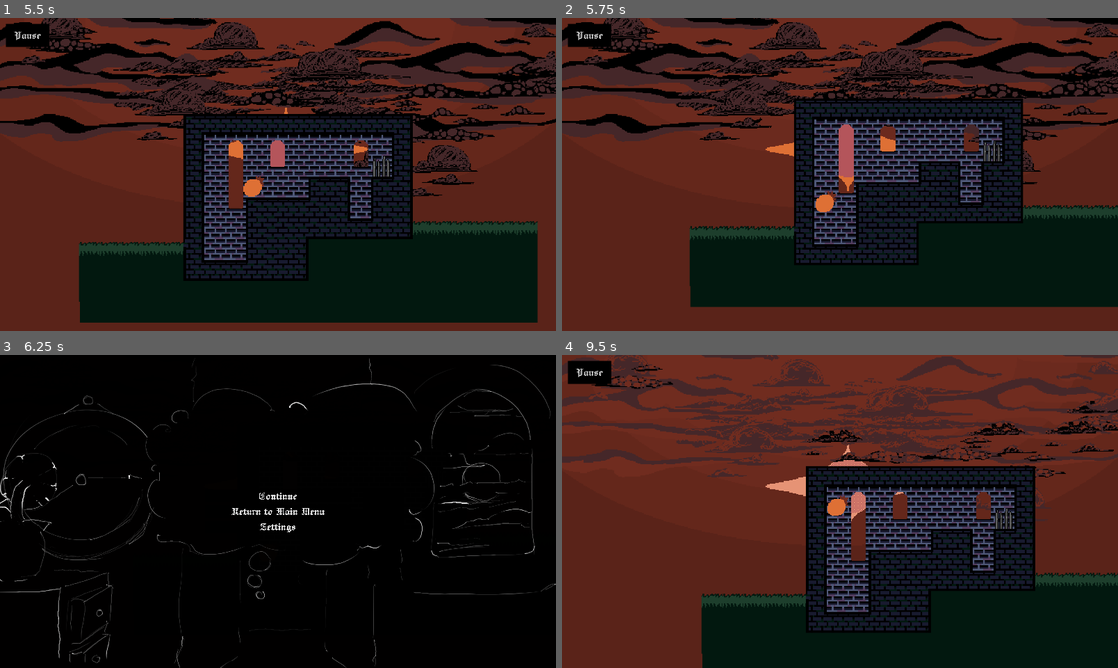
Above: before the commit, frames 1-4 (two rows, left to right).
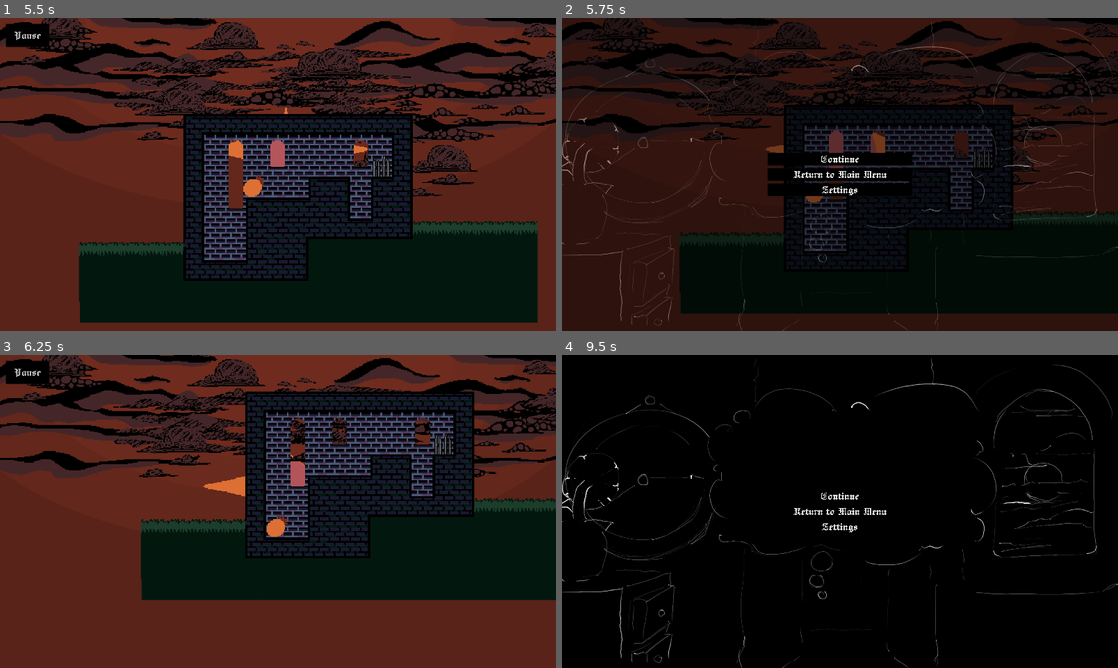
Above: after the commit, the same moments.

Repository: Agecaf/gmtk26-jamgame
Game: Godot game, scene res://main.tscn
The game is run twice, just before and just after one commit, with the same random seed, the same clock (stepped at 60 frames per second) and the same inputs.
Inputs:
- Up to frame 1 (5.5 s): click "New Game" at 0.5 s; tap Enter (ui_accept) at 1.25 s; hold D (right) 1.28-2.78 s; tap S (crouch) at 1.35, 5.1 s; tap W (jump) at 1.52, 2.27, 3.77, 4.52, 5.27 s; tap Backspace at 2.1 s; hold A (left) 2.78-3.53 s; tap Delete at 2.85 s; hold D (right) 3.53-5.03 s; tap Keypad Enter at 3.6 s; tap Space at 4.35 s; tap M (mute) at 4.9 s; hold A (left) from 5.03 s (still down)
- Up to frame 2 (5.75 s): keep holding A (left); tap P (pause) at 5.65 s
- Up to frame 3 (6.25 s): release A (left) at 5.75 s; click "Pause" (after the commit: "Continue") at 5.75 s
- Up to frame 4 (9.5 s): click "Continue" (after the commit: "Pause") at 6.5 s; hold D (right) 7.28-8.03 s; tap Backspace at 7.35 s; hold A (left) from 8.03 s (still down); tap Delete at 8.1 s; tap W (jump) at 8.27, 9.02 s; tap Keypad Enter at 8.85 s

Frame 1 is identical in both runs. In frame 2, 65% of the frame differs, in the area x 0-100%, y 0-100%; in frame 3, 69%; in frame 4, 76%.

Commit message:
Pause and Mute keys implemented.

Diff:
--- a/game/audio/audio.gd
+++ b/game/audio/audio.gd
@@ -7,6 +7,7 @@
 
 var sfx_asp_pool: Array[AudioStreamPlayer] = []
 var sfx_asp_index: int = 0
+var mute: bool = false
 
 # Initialization
 func _ready() -> void:
@@ -24,3 +25,9 @@
 	asp.stop()
 	sfx_asp_index = posmod(sfx_asp_index+1, len(sfx_asp_pool))
 	return asp
+
+# Listen for mute input
+func _process(_delta: float) -> void:
+	if Input.is_action_just_pressed(&"mute"):
+		mute = not mute
+		AudioServer.set_bus_mute(0, mute)
--- a/menu/game_menu/game_menu.gd
+++ b/menu/game_menu/game_menu.gd
@@ -27,3 +27,7 @@
 	# Stop the music unless we're just pausing the game.
 	if Game.menu.next_menu_name != &"PauseMenu":
 		Game.audio.game_music.stop()
+
+func _process(_delta: float) -> void:
+	if Input.is_action_just_pressed(&"pause"):
+		Game.menu.go_to(&"PauseMenu")
